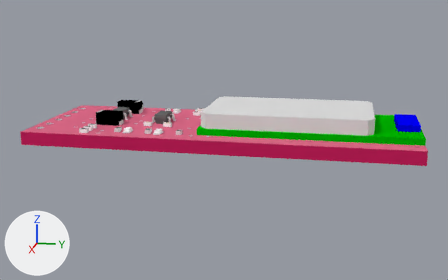
An edit to the Blender file products/11378/geometry_edit_blender/BT_Mate_MaKey.blend, drawn before and after from the same camera.
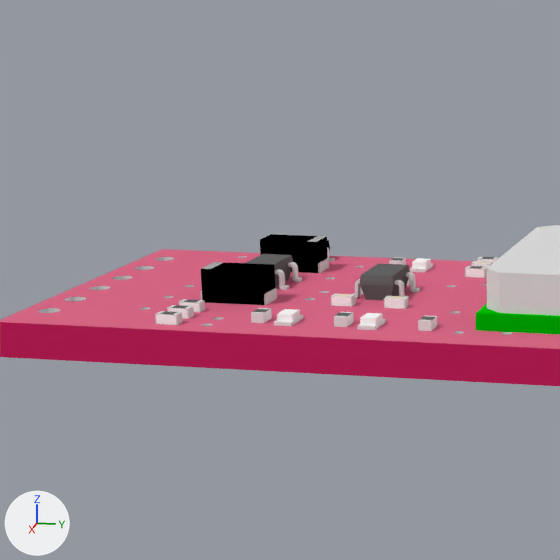
Each version appears first whole from a 50 mm camera at (84.4, 38.3, 17.7) aimed at (8.9, 23.2, -1.2), and next in a close-up on the part from 5% to 51% of the width and 5% to 78% of the height. Every picture has the same lights, and +X, +Y and +Z are marked at lower left.

Names of what the first close-up shows: 'Mesh1 pcbgroup Model', 'Mesh2 EIA3216_1 Model', 'Mesh23 RN41_1 Model', 'Mesh29 SOT23_5_1 Model', 'Mesh3 EIA3216_2 Model', 'Mesh35 SOT23_5_2 Model'.
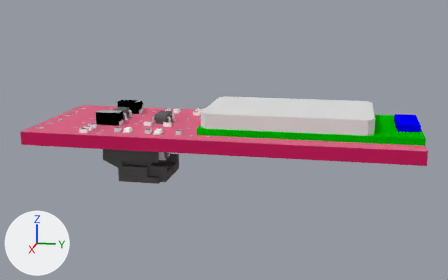
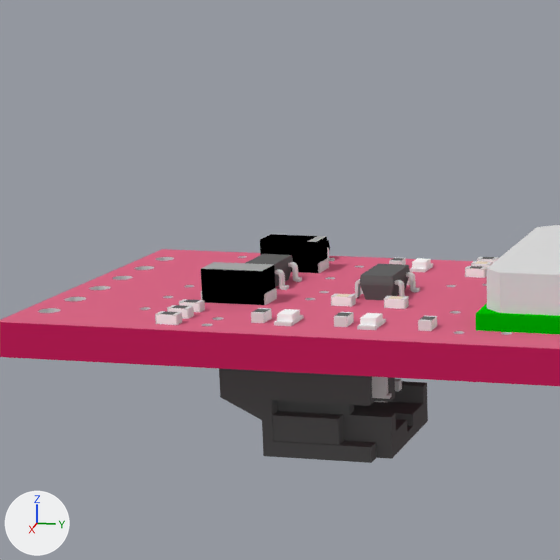
Where the change shows, as pixel boxes [x1, y1, x2, y2] in the close-ups (560 x 560 px; the box of a moved part takes in the faces that stretch with it):
'Mesh10 JST_2_SMD1 Model', added
    after: [219, 369, 428, 463]
    faces in mat_m_0136_charcoal (dark grey #686868): [219, 369, 428, 463]
    faces in mat_m_0131_silver (light grey #e1e1e1): [372, 377, 402, 402]
part 1 of me_mesh2_eia3216_1_model, moved or reshaped
    both: [208, 262, 274, 275]

Edits to the bpy script that builds the scene:
```text
Change me_mesh2_eia3216_1_model:
    where me_mesh2_eia3216_1_model.from_pydata(...)  # 26 vertices, 19 faces; spans x 10.63..12.23, y 0.8..2.4, z -10.49..-7.29
    used by ob_mesh2_eia3216_1_model
    verts and faces of me_mesh2_eia3216_1_model; kept vertices keep their numbers, new ones are numbered from 26
    before: 6 (10.63, 2.4, -10.39) at pixel (274, 264), 7 (12.23, 2.4, -10.39) at pixel (262, 271), 8 (12.23, 0.8, -10.39) at pixel (263, 305), 10 (10.63, 0.8, -10.39), 11 (10.63, 2.4, -7.89) at pixel (223, 262)
    before: 12 (12.23, 2.4, -7.89) at pixel (210, 269), 13 (10.63, 2.4, -7.39) at pixel (213, 262), 14 (12.23, 2.4, -7.39) at pixel (200, 268), 15 (10.63, 0.8, -7.39), 16 (12.23, 0.8, -7.39)
    me_mesh2_eia3216_1_model part 1
    add delete_vertices([11, 12])  # with the faces that use them
    add faces += [(7, 14, 16, 8), (6, 10, 15, 13)]  # mat_m_0137_black (black #000000)
    add faces += [(6, 13, 14, 7)]  # mat_m_0134_dimgray (grey #acacac)
Add me_mesh10_jst_2_smd1_model:
    me_mesh10_jst_2_smd1_model.from_pydata(...)  # 400 vertices, 239 faces; spans x 4.94..12.84, y -6.3..-0.8, z -16.37..-7.72
    # faces by material slot: [155, 84]
    me_mesh10_jst_2_smd1_model.materials.append(mat_m_0131_silver)  # light grey #e1e1e1
    me_mesh10_jst_2_smd1_model.materials.append(mat_m_0136_charcoal)  # dark grey #686868
Add ob_mesh10_jst_2_smd1_model:
    ob_mesh10_jst_2_smd1_model = bpy.data.objects.new('Mesh10 JST_2_SMD1 Model', me_mesh10_jst_2_smd1_model)
    ob_mesh10_jst_2_smd1_model.location = (0.0, 0.0, 0.0)
    ob_mesh10_jst_2_smd1_model.rotation_euler = (1.571, 0.0, 0.0)  # degrees (90, 0, 0)
```
